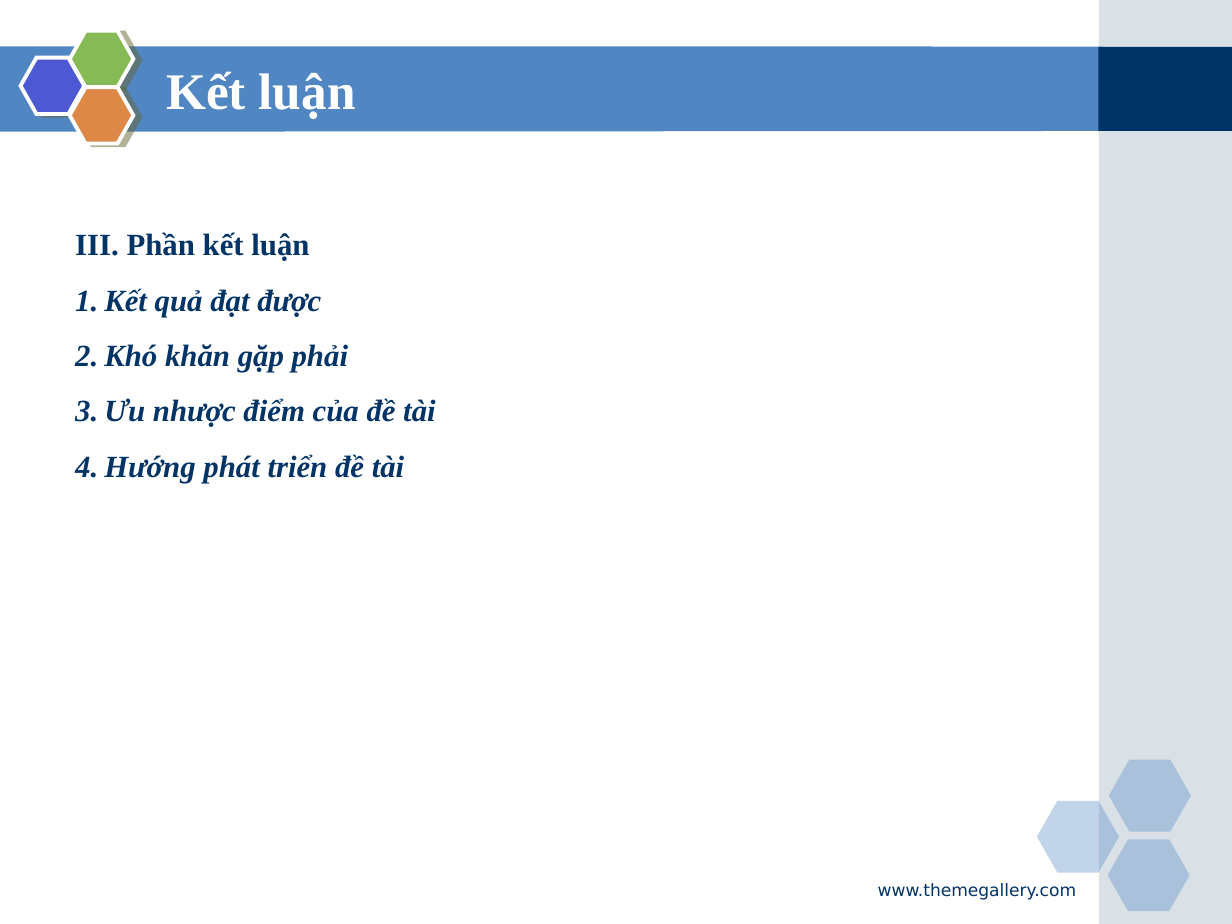
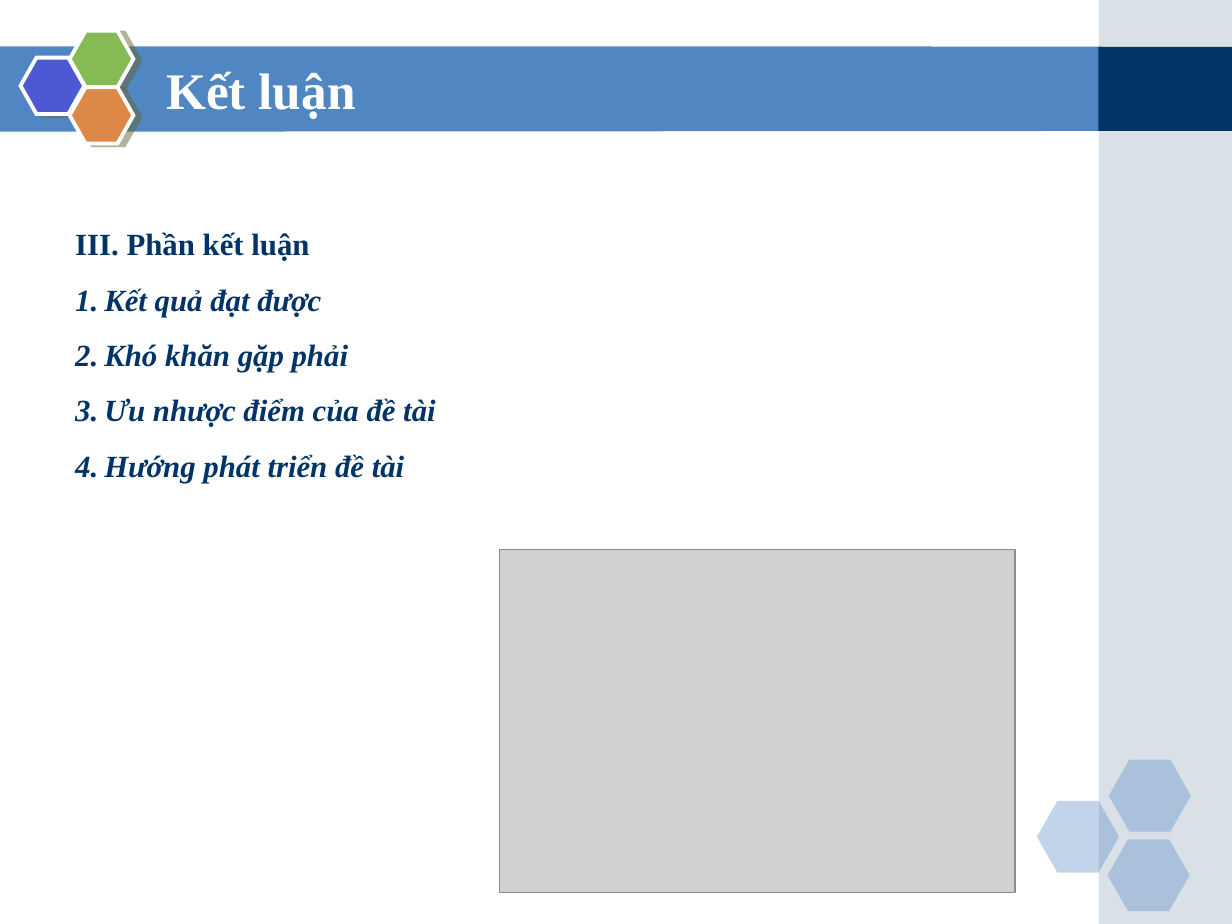
Before and after one commit to MinhHieuNguyen0210/Task-Manager, a slide deck: slide 7 of Đồ án 1.ppt (slide 8 before the commit). Drawn at 1232x924 pixels with LibreOffice and Linux fonts; fonts in the diff are those of the drawing; grey boxes stand for pictures. Boxes give left, top, right and bottom in pixels: in the first picture for what was removed or moved away, otherwise in the second. Text is boxed around its words. In the diff, an @@ line names an element or a change of style, - is before the commit and + after.

```diff
--- a/Đồ án 1.ppt
+++ b/Đồ án 1.ppt
@@ picture added at (500,549,1015,893) @@
@@ text removed at (878,883,1077,900) @@
-www.themegallery.com
```
Also in this commit, not shown: 3 other slides changed, 1 slide removed.
